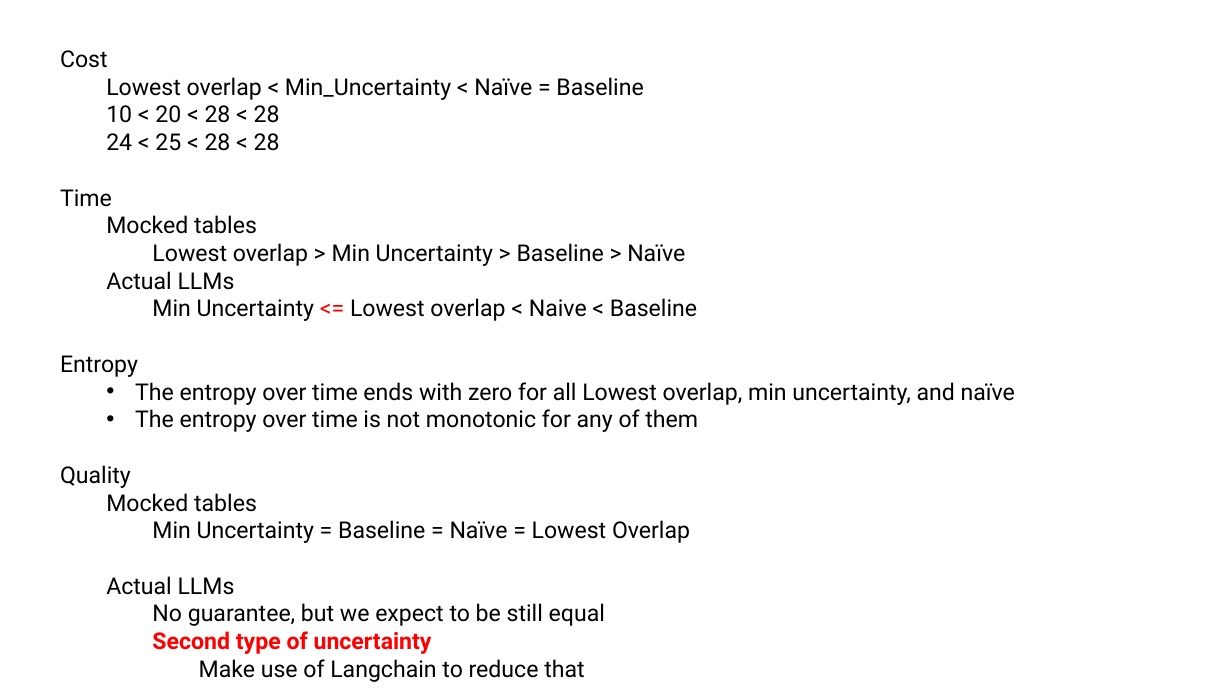
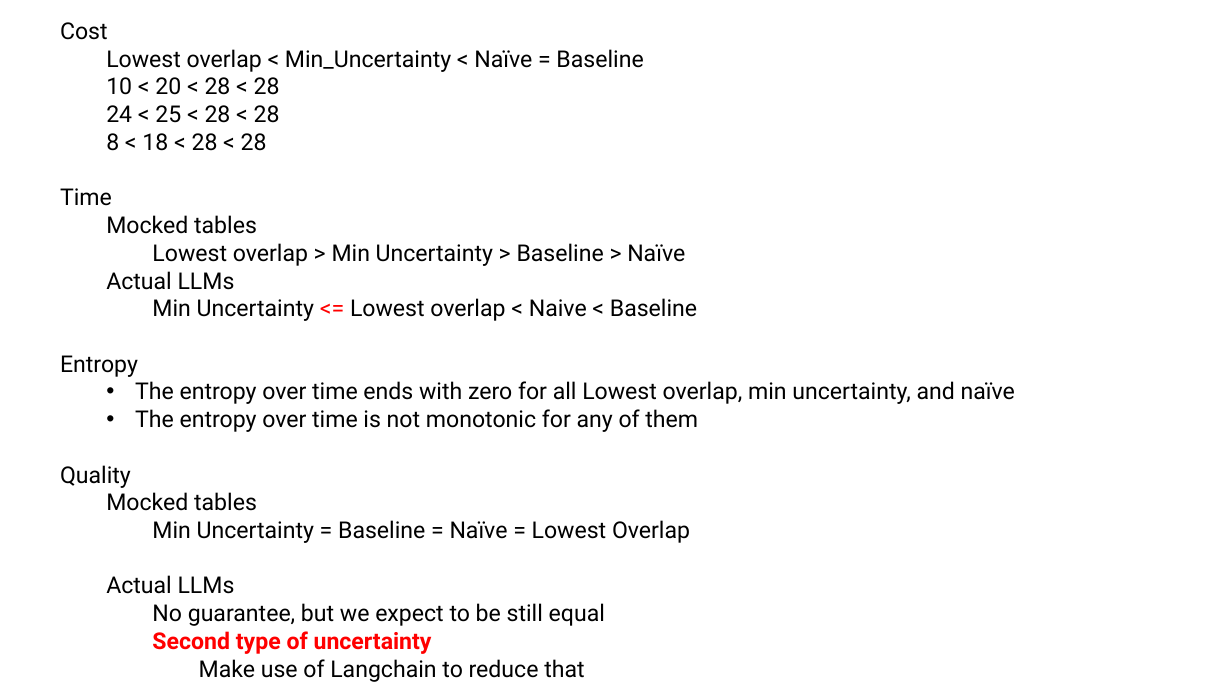
Before and after one commit to sohrabnamazinia/Personalized-Top-K-Set-Queries, a slide deck: slide 29 of rankingwithLLM.pptx. Drawn at 1232x693 pixels with LibreOffice and Linux fonts; fonts in the diff are those of the drawing; grey boxes stand for pictures. Boxes give left, top, right and bottom in pixels: in the first picture for what was removed or moved away, otherwise in the second. Text is boxed around its words. In the diff, an @@ line names an element or a change of style, - is before the commit and + after.

```diff
--- a/rankingwithLLM.pptx
+++ b/rankingwithLLM.pptx
@@ text "Cost": place and size @@
-text "Cost" at box(60, 50, 1015, 682)
+text "Cost" at box(60, 22, 1015, 682)
@@ text at box(106, 133, 267, 151): paragraph added @@
+  8 < 18 < 28 < 28
```
Also in this commit, not shown: 1 slide added.
